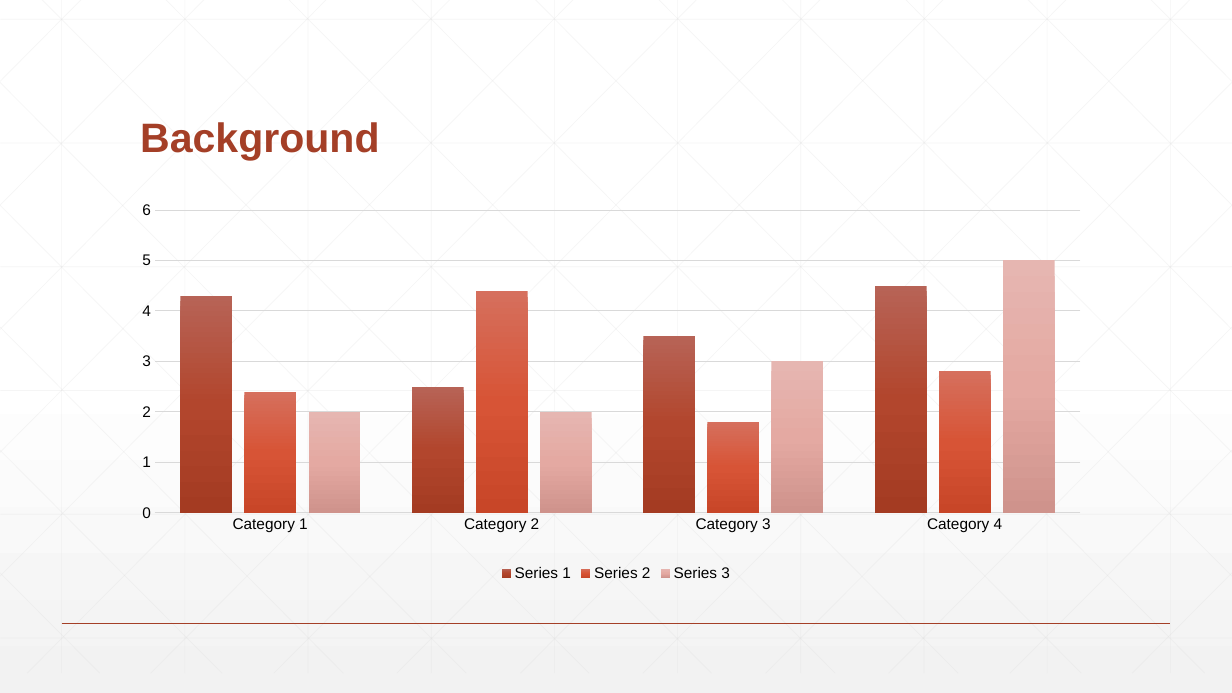
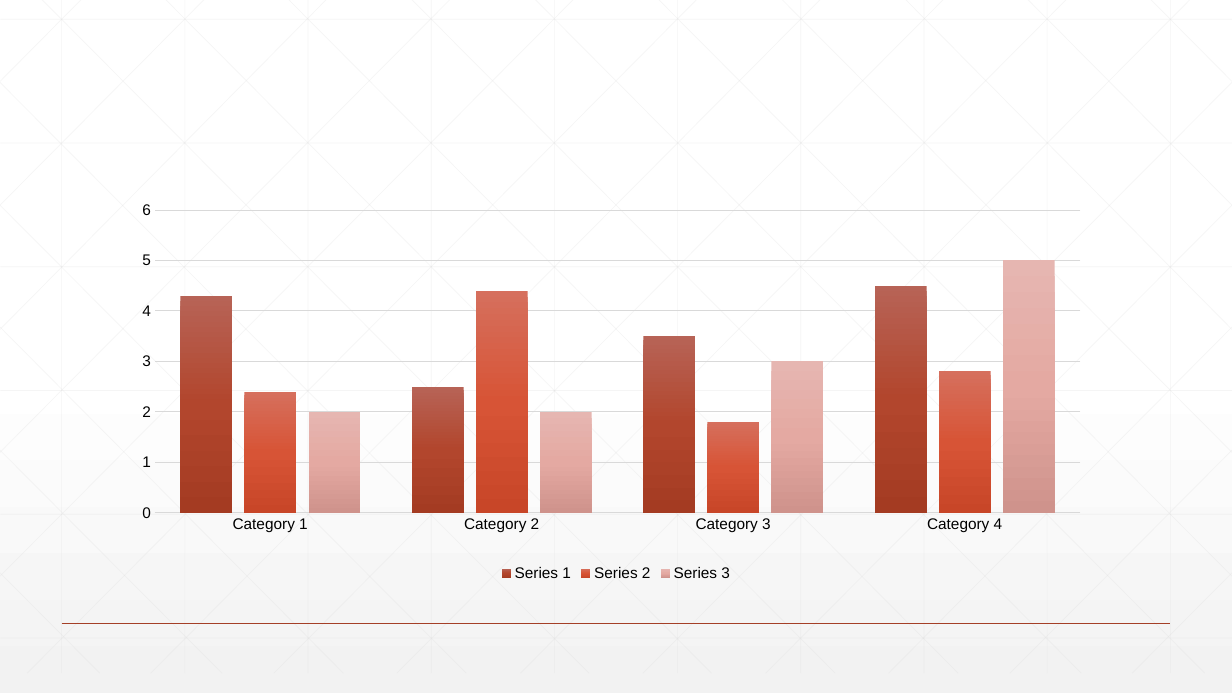
Before and after one commit to Demostroyer/interview-project, a slide deck: slide 7 of presentation/Thesis Presentation.pptx (slide 3 before the commit). Drawn at 1232x693 pixels with LibreOffice and Linux fonts; fonts in the diff are those of the drawing. Boxes give left, top, right and bottom in pixels: in the first picture for what was removed or moved away, otherwise in the second. Text is boxed around its words. In the diff, an @@ line names an element or a change of style, - is before the commit and + after.

Commit message:
Update old file

```diff
--- a/presentation/Thesis Presentation.pptx
+++ b/presentation/Thesis Presentation.pptx
@@ title removed at (x1=140, y1=122, x2=379, y2=161) @@
-Background
```
Also in this commit, not shown: 1 slide added.
